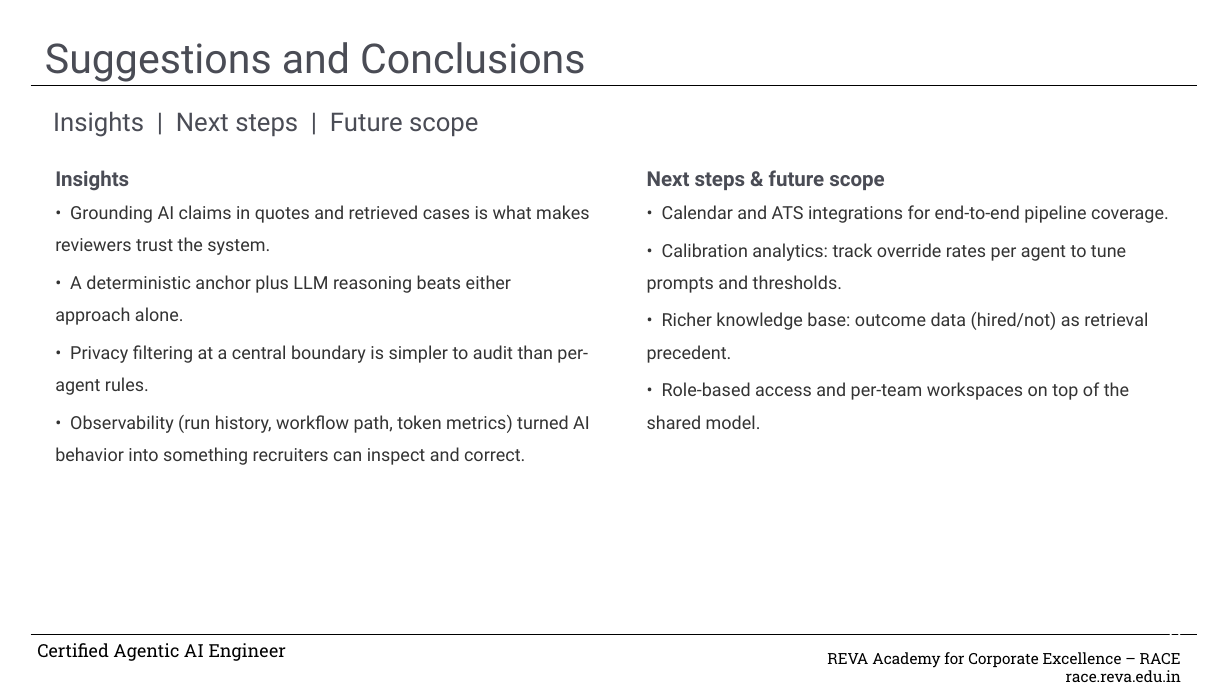
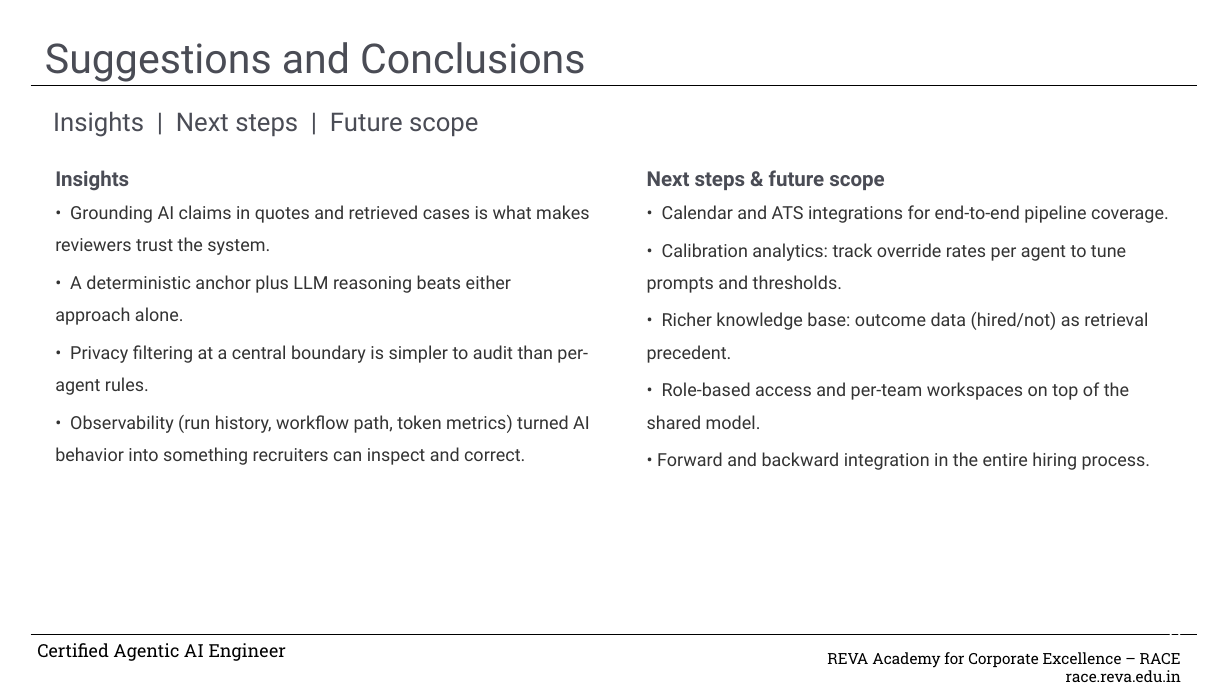
Before and after one commit to adaptiverajat/hire-lens, a slide deck: slide 11 of documentation/HireLens_Capstone_Final_Submission.pptx. Drawn at 1232x693 pixels with LibreOffice and Linux fonts; fonts in the diff are those of the drawing; background and template pictures are left out. Boxes give left, top, right and bottom in pixels: in the first picture for what was removed or moved away, otherwise in the second. Text is boxed around its words. In the diff, an @@ line names an element or a change of style, - is before the commit and + after.

```diff
--- a/documentation/HireLens_Capstone_Final_Submission.pptx
+++ b/documentation/HireLens_Capstone_Final_Submission.pptx
@@ text at (x1=657, y1=452, x2=1151, y2=470): paragraph added @@
+• Forward and backward integration in the entire hiring process.
```
Also in this commit, not shown: 5 other slides changed, 23 other files.
